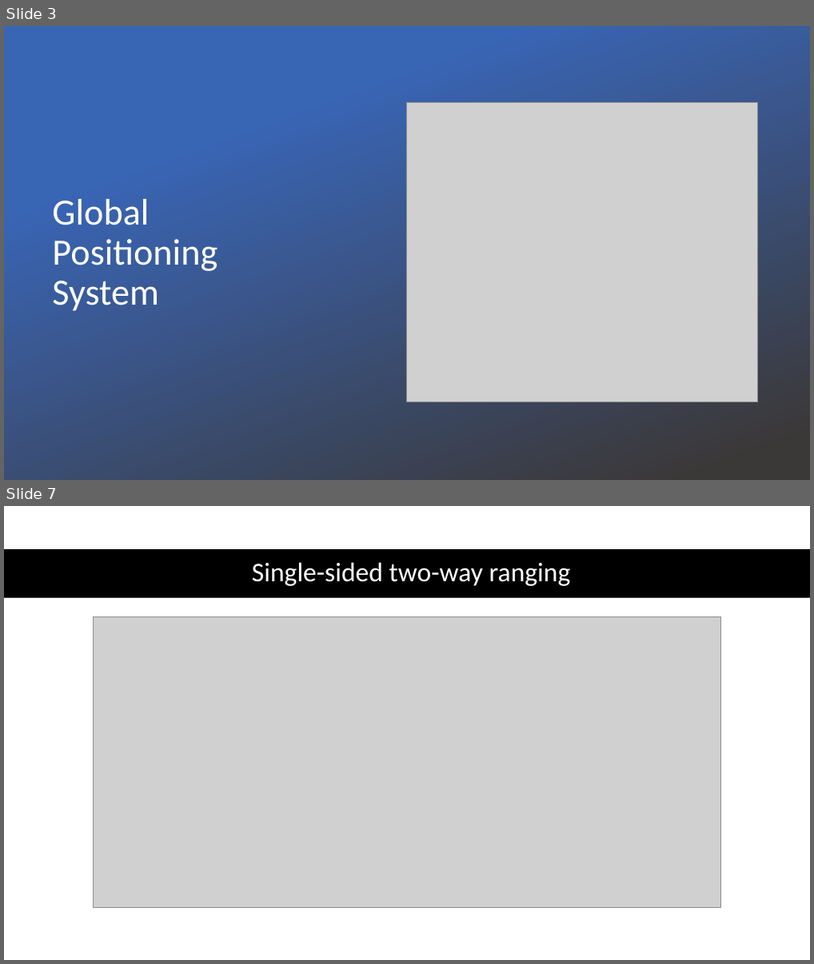
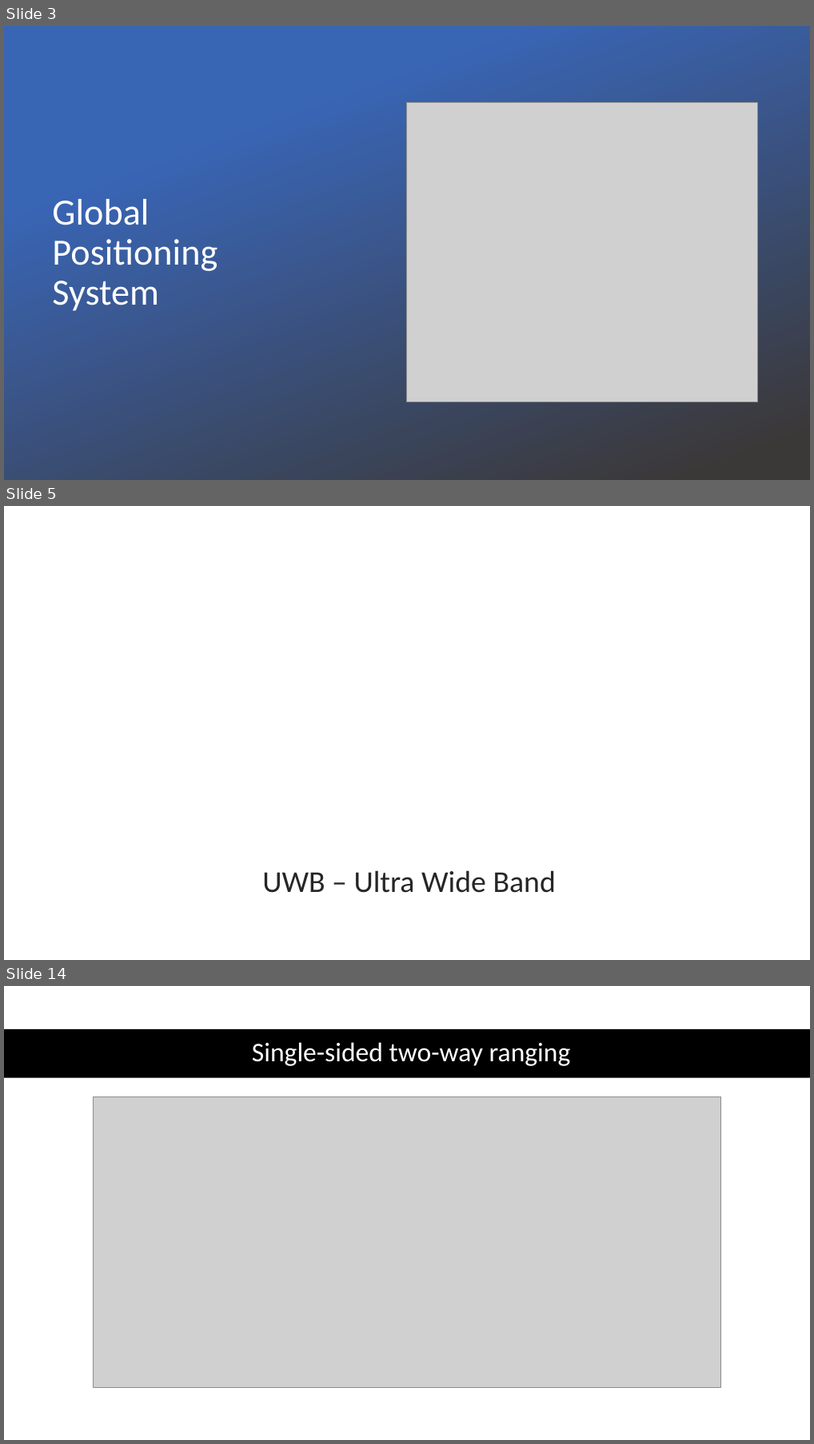
Before and after one commit to raulvel/licenta, a slide deck: Velcherean_Raul_presentation.pptx. Shown one above the other, each under a label of ours: slides 3 and 7 before the commit, slides 3, 5 and 14 after it; the slides between them are not shown. The pictures are 814x964 and 814x1444 pixels, drawn with LibreOffice and Linux fonts; fonts in the diff are those of the drawing; grey boxes stand for pictures; background and template pictures are left out; a plain dark background stands for a picture behind light text. Boxes give left, top, right and bottom in pixels: in the first picture for what was removed or moved away, otherwise in the second. Text is boxed around its words. In the diff, an @@ line names an element or a change of style, - is before the commit and + after.

```diff
--- a/Velcherean_Raul_presentation.pptx
+++ b/Velcherean_Raul_presentation.pptx
@@ slide 5 added at (x1=4, y1=506, x2=810, y2=960), background picture (left out) @@
@@ rectangle added at (x1=4, y1=858, x2=810, y2=907), fill #FFFFFF at 93% opacity @@
@@ line added from (4, 852) to (810, 852), #FFFFFF 3.25 pt @@
@@ title added at (x1=262, y1=870, x2=556, y2=892), 36 pt, text #262626 @@
+UWB – Ultra Wide Band
@@ line added from (4, 912) to (810, 912), #FFFFFF 3.25 pt @@
@@ what was slide 7 is now slide 14 @@
```
Also in this commit, not shown: 1 slide changed, 10 other slides added, 1 slide removed.
